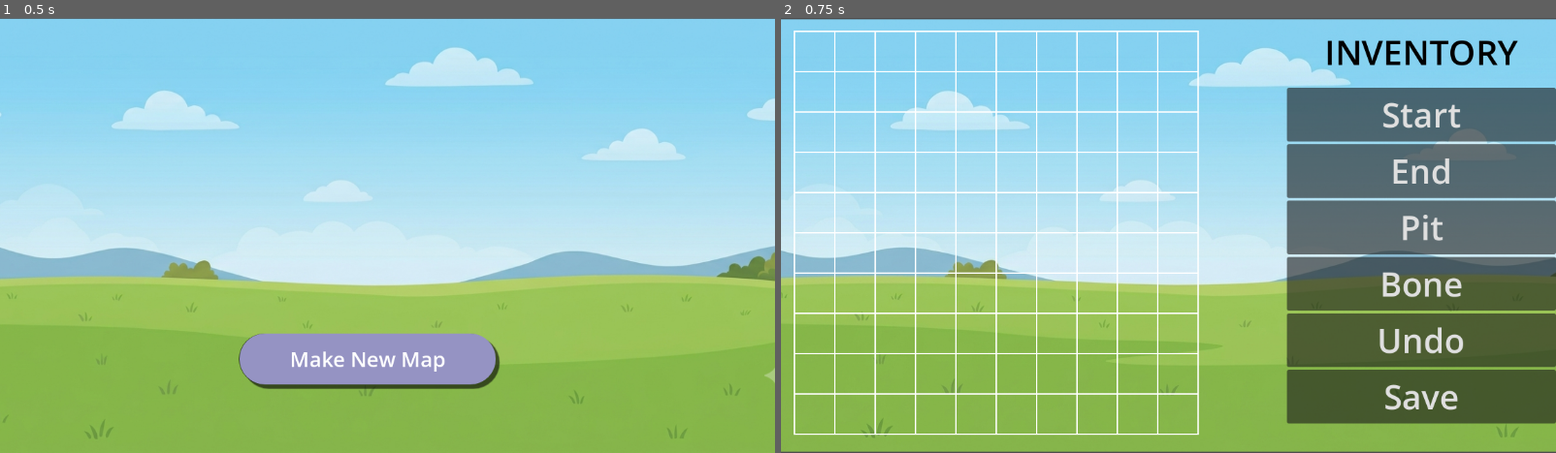
Above: before the commit, frames 1-2 (left to right).
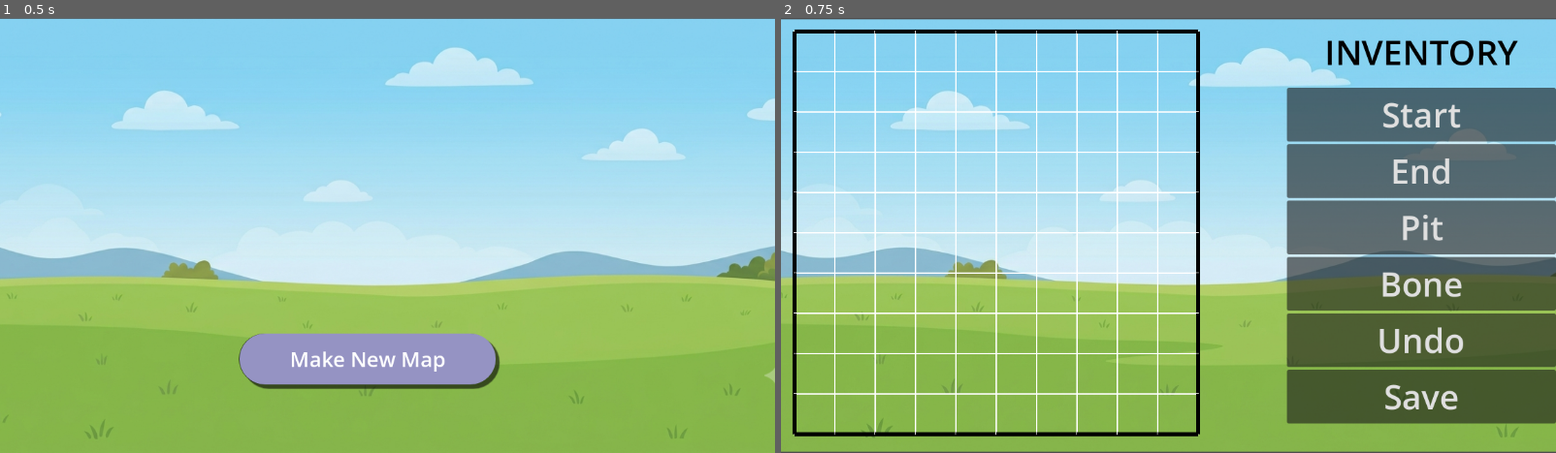
Above: after the commit, the same moments.

Repository: maybe0hiren/DoobyScoo
Game: Godot game, scene res://scenes/landing_page.tscn
Same seed, same stepped clock (60 frames per second), same inputs: the game is played once before the commit and once after it.
Inputs:
- Up to frame 1 (0.5 s): no input
- Up to frame 2 (0.75 s): click "Make New Map" at 0.5 s

Frame 1 is identical in both runs. In frame 2, 2.0% of the frame differs, in the area x 1-55%, y 2-97%.

Commit message:
Maze Making

Diff:
--- a/dooby-scoo-godot/Scripts/grid_map.gd
+++ b/dooby-scoo-godot/Scripts/grid_map.gd
@@ -15,6 +15,7 @@
 const PIT := 3
 const BONE := 4
 
+
 # Grid Data
 
 var grid = []
@@ -24,6 +25,13 @@
 var startCount := 0
 var endCount := 0
 var boneCount := 0
+
+var draggingPit := false          # True only after an actual drag begins
+var draggedPit := Vector2i(-1, -1)
+var hoveredCell := Vector2i(-1, -1)
+
+var pendingPit := Vector2i(-1, -1)   # Cell where mouse was pressed
+var pitExists := false               # Was there already a pit here?
 
 # Tool Selection
 
@@ -46,13 +54,34 @@
 		for col in range(GRID_SIZE):
 			grid[row].append({
 				"element": EMPTY,
-				"top": false,
-				"bottom": false,
-				"left": false,
-				"right": false
+				"top": row == 0,
+				"bottom": row == GRID_SIZE - 1,
+				"left": col == 0,
+				"right": col == GRID_SIZE - 1,
+				"pit_destination": null,
+				"visited": false
 			})
 
 	queue_redraw()
+
+func cell_center(cell: Vector2i) -> Vector2:
+	return PADDING + Vector2(
+		cell.x * CELL_SIZE + CELL_SIZE / 2.0,
+		cell.y * CELL_SIZE + CELL_SIZE / 2.0
+	)
+
+func draw_arrow(start: Vector2, end: Vector2, color: Color, width: float = 3.0):
+	draw_line(start, end, color, width)
+
+	var direction = (end - start).normalized()
+	var arrow_length = 12.0
+	var arrow_angle = deg_to_rad(30)
+
+	var left = end - direction.rotated(arrow_angle) * arrow_length
+	var right = end - direction.rotated(-arrow_angle) * arrow_length
+
+	draw_line(end, left, color, width)
+	draw_line(end, right, color, width)
 
 # Drawing
 
@@ -68,6 +97,39 @@
 				false,
 				2.0
 			)
+
+			# Walls
+			if grid[row][col]["top"]:
+				draw_line(
+					Vector2(x, y),
+					Vector2(x + CELL_SIZE, y),
+					Color.BLACK,
+					6.0
+				)
+
+			if grid[row][col]["bottom"]:
+				draw_line(
+					Vector2(x, y + CELL_SIZE),
+					Vector2(x + CELL_SIZE, y + CELL_SIZE),
+					Color.BLACK,
+					6.0
+				)
+
+			if grid[row][col]["left"]:
+				draw_line(
+					Vector2(x, y),
+					Vector2(x, y + CELL_SIZE),
+					Color.BLACK,
+					6.0
+				)
+
+			if grid[row][col]["right"]:
+				draw_line(
+					Vector2(x + CELL_SIZE, y),
+					Vector2(x + CELL_SIZE, y + CELL_SIZE),
+					Color.BLACK,
+					6.0
+				)
 
 			match grid[row][col]["element"]:
 				START:
@@ -98,11 +160,33 @@
 						Color.YELLOW
 					)
 
+	# Draw permanent pit connections
+	for row in range(GRID_SIZE):
+		for col in range(GRID_SIZE):
+			var cell = grid[row][col]
+
+			if cell["element"] == PIT and cell["pit_destination"] != null:
+				draw_arrow(
+					cell_center(Vector2i(col, row)),
+					cell_center(cell["pit_destination"]),
+					Color.DEEP_SKY_BLUE,
+					3
+				)
+
+	# Draw live drag preview
+	if draggingPit:
+		draw_arrow(
+			cell_center(draggedPit),
+			cell_center(hoveredCell),
+			Color.YELLOW,
+			3
+		)
+
+	# Selected cell highlight and wall handles
 	if selectedCell.x != -1:
 		var x = PADDING.x + selectedCell.x * CELL_SIZE
 		var y = PADDING.y + selectedCell.y * CELL_SIZE
 
-		# Selected cell highlight
 		draw_rect(
 			Rect2(
 				x,
@@ -114,30 +198,28 @@
 			true
 		)
 
-		# Wall Handles
-
-		# Top
+		# Top Handle
 		draw_circle(
 			Vector2(x + CELL_SIZE / 2, y),
 			HANDLE_SIZE,
 			HANDLE_COLOR
 		)
 
-		# Bottom
+		# Bottom Handle
 		draw_circle(
 			Vector2(x + CELL_SIZE / 2, y + CELL_SIZE),
 			HANDLE_SIZE,
 			HANDLE_COLOR
 		)
 
-		# Left
+		# Left Handle
 		draw_circle(
 			Vector2(x, y + CELL_SIZE / 2),
 			HANDLE_SIZE,
 			HANDLE_COLOR
 		)
 
-		# Right
+		# Right Handle
 		draw_circle(
 			Vector2(x + CELL_SIZE, y + CELL_SIZE / 2),
 			HANDLE_SIZE,
@@ -182,12 +264,46 @@
 
 	grid[row][col]["element"] = element
 
+func get_cell_position(row: int, col: int) -> Vector2:
+	return Vector2(
+		PADDING.x + col * CELL_SIZE,
+		PADDING.y + row * CELL_SIZE
+	)
+
+
+func point_in_circle(point: Vector2, center: Vector2, radius: float) -> bool:
+	return point.distance_squared_to(center) <= radius * radius
+
+
+func get_clicked_handle(mouse_pos: Vector2) -> String:
+	if selectedCell.x == -1:
+		return ""
+
+	var pos = get_cell_position(selectedCell.y, selectedCell.x)
+
+	var top = Vector2(pos.x + CELL_SIZE / 2, pos.y)
+	var bottom = Vector2(pos.x + CELL_SIZE / 2, pos.y + CELL_SIZE)
+	var left = Vector2(pos.x, pos.y + CELL_SIZE / 2)
+	var right = Vector2(pos.x + CELL_SIZE, pos.y + CELL_SIZE / 2)
+
+	if point_in_circle(mouse_pos, top, HANDLE_SIZE):
+		return "top"
+
+	if point_in_circle(mouse_pos, bottom, HANDLE_SIZE):
+		return "bottom"
+
+	if point_in_circle(mouse_pos, left, HANDLE_SIZE):
+		return "left"
+
+	if point_in_circle(mouse_pos, right, HANDLE_SIZE):
+		return "right"
+
+	return ""
+
 # Mouse Input
 
 func _gui_input(event):
-	if event is InputEventMouseButton \
-	and event.button_index == MOUSE_BUTTON_LEFT \
-	and event.pressed:
+	if event is InputEventMouseButton:
 
 		var pos = event.position - PADDING
 
@@ -205,17 +321,122 @@
 
 		selectedCell = Vector2i(col, row)
 
-		match currentTool:
-			Tool.START:
-				place_element(row, col, START)
-
-			Tool.END:
-				place_element(row, col, END)
-
-			Tool.PIT:
-				place_element(row, col, PIT)
-
-			Tool.BONE:
-				place_element(row, col, BONE)
-
-		queue_redraw()
+		if event.pressed:
+
+			var handle = get_clicked_handle(event.position)
+
+			if event.button_index == MOUSE_BUTTON_LEFT and handle != "":
+				toggle_wall(selectedCell.y, selectedCell.x, handle)
+				return
+
+			if event.button_index == MOUSE_BUTTON_RIGHT:
+				remove_existing_element(row, col)
+				queue_redraw()
+				return
+
+			if currentTool == Tool.PIT:
+				pendingPit = Vector2i(col, row)
+				pitExists = (grid[row][col]["element"] == PIT)
+
+				if pitExists:
+					draggedPit = pendingPit
+
+				return
+
+			match currentTool:
+				Tool.START:
+					place_element(row, col, START)
+
+				Tool.END:
+					place_element(row, col, END)
+
+				Tool.BONE:
+					place_element(row, col, BONE)
+
+			queue_redraw()
+
+		else:
+			# Mouse released
+			if draggingPit:
+				var destination = Vector2i(col, row)
+
+				if destination != draggedPit:
+					grid[draggedPit.y][draggedPit.x]["pit_destination"] = destination
+
+			draggingPit = false
+			draggedPit = Vector2i(-1, -1)
+			hoveredCell = Vector2i(-1, -1)
+			pendingPit = Vector2i(-1, -1)
+			pitExists = false
+
+			queue_redraw()
+
+	elif event is InputEventMouseMotion:
+
+		var pos = event.position - PADDING
+
+		if pos.x < 0 or pos.y < 0:
+			return
+
+		var col = int(pos.x / CELL_SIZE)
+		var row = int(pos.y / CELL_SIZE)
+
+		if row < 0 or row >= GRID_SIZE:
+			return
+
+		if col < 0 or col >= GRID_SIZE:
+			return
+
+		if draggingPit:
+			hoveredCell = Vector2i(col, row)
+			queue_redraw()
+
+		elif pendingPit != Vector2i(-1, -1) and Input.is_mouse_button_pressed(MOUSE_BUTTON_LEFT):
+
+			if Vector2i(col, row) != pendingPit:
+
+				if !pitExists:
+					grid[pendingPit.y][pendingPit.x]["element"] = PIT
+
+				draggingPit = true
+				draggedPit = pendingPit
+				hoveredCell = Vector2i(col, row)
+				queue_redraw()
+
+func toggle_wall(row: int, col: int, wall: String):
+	if wall == "top" and row == 0:
+		return
+	if wall == "bottom" and row == GRID_SIZE - 1:
+		return
+	if wall == "left" and col == 0:
+		return
+	if wall == "right" and col == GRID_SIZE - 1:
+		return
+
+
+	match wall:
+		"top":
+			grid[row][col]["top"] = !grid[row][col]["top"]
+
+			if row > 0:
+				grid[row - 1][col]["bottom"] = grid[row][col]["top"]
+
+		"bottom":
+			grid[row][col]["bottom"] = !grid[row][col]["bottom"]
+
+			if row < GRID_SIZE - 1:
+				grid[row + 1][col]["top"] = grid[row][col]["bottom"]
+
+		"left":
+			grid[row][col]["left"] = !grid[row][col]["left"]
+
+			if col > 0:
+				grid[row][col - 1]["right"] = grid[row][col]["left"]
+
+		"right":
+			grid[row][col]["right"] = !grid[row][col]["right"]
+
+			if col < GRID_SIZE - 1:
+				grid[row][col + 1]["left"] = grid[row][col]["right"]
+
+	queue_redraw()
